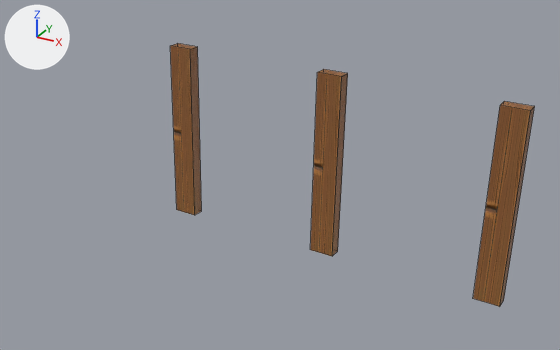
What one commit did to the FBX model Asset/Model/TaehyeonTestScene/Cube.499.fbx.
Before and after are seen from a 50 mm camera at (3.8, 8.44, 8.49) aimed at (1.51, 12.59, 6.42). Lighting does not change. The marker at upper left points along +X, +Y and +Z. Mesh edges are drawn as thin lines.

Before the edit, the objects in view are built like this:
```python
me_cube_001 = bpy.data.meshes.new('Cube.001')
me_cube_001.from_pydata(...)  # a box spanning x -56.0..56.0, y -416.0..416.0, z -56.0..56.0; a box spanning x -56.0..56.0, y -416.0..416.0, z 701.0..812.0; a box spanning x -56.0..56.0, y -416.0..416.0, z 1458.0..1569.0
me_cube_001.materials.append(mat_material_006)
ob_cube_499 = bpy.data.objects.new('Cube.499', me_cube_001)
ob_cube_499.location = (0.263, 13.284, 6.268)
ob_cube_499.rotation_euler = (1.588, 0.00708, 1.543)  # degrees (91, 0.4, 88)
ob_cube_499.scale = (0.000869, 0.00171, 0.00171)
```
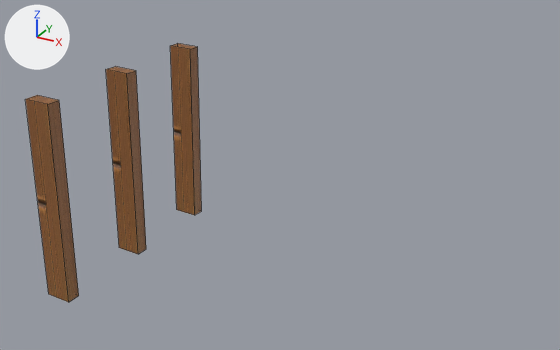
Boxes (x1, y1, x2, y2) around the edits, measured in the pictures (560 x 350 px; the box of a moved part takes in the faces that stretch with it):
'Cube.499', reshaped, moved, turned, rescaled: before (170, 43, 535, 307); after (25, 43, 202, 302)
part 1 of me_cube_001, moved or reshaped: before (170, 43, 348, 256); after (106, 43, 202, 254)
part 2 of me_cube_001, moved or reshaped: before (473, 101, 535, 307); after (25, 95, 79, 302)

Edits to the bpy script that builds the scene:
```text
Change me_cube_001:
    where me_cube_001.from_pydata(...)  # 24 vertices, 18 faces; spans x -56.0..56.0, y -416.0..416.0, z -56.0..1569.0
    used by ob_cube_499; location = (0.263, 13.284, 6.268); rotation_euler = (1.588, 0.00708, 1.543), in degrees (91, 0.4, 88); scale = (0.000869, 0.00171, 0.00171)
    me_cube_001 part 1
    me_cube_001.vertices[0].co: (-56.0, -416.0, 56.0) -> (34.0, 555.0, -1323.0)  # pixel (194, 215)
    me_cube_001.vertices[1].co: (-56.0, 416.0, 56.0) -> (37.0, 698.0, -1324.0)  # pixel (190, 49)
    me_cube_001.vertices[2].co: (-56.0, -416.0, -56.0) -> (15.0, 556.0, -1323.0)  # pixel (176, 209)
    me_cube_001.vertices[3].co: (-56.0, 416.0, -56.0) -> (18.0, 698.0, -1324.0)  # pixel (170, 45)
    me_cube_001.vertices[4].co: (56.0, -416.0, 56.0) -> (35.0, 555.0, -1332.0)  # pixel (201, 211)
    me_cube_001.vertices[5].co: (56.0, 416.0, 56.0) -> (37.0, 698.0, -1333.0)  # pixel (197, 46)
    me_cube_001.vertices[6].co: (56.0, -416.0, -56.0) -> (16.0, 556.0, -1333.0)
    me_cube_001.vertices[7].co: (56.0, 416.0, -56.0) -> (18.0, 698.0, -1334.0)  # pixel (177, 43)
    me_cube_001.vertices[8].co: (-56.0, -416.0, 812.0) -> (34.0, 555.0, -1247.0)  # pixel (332, 256) -> pixel (138, 254)
    me_cube_001.vertices[9].co: (-56.0, 416.0, 812.0) -> (37.0, 698.0, -1248.0)  # pixel (341, 76) -> pixel (126, 73)
    me_cube_001.vertices[10].co: (-56.0, -416.0, 701.0) -> (15.0, 556.0, -1248.0)  # pixel (310, 249) -> pixel (119, 247)
    me_cube_001.vertices[11].co: (-56.0, 416.0, 701.0) -> (18.0, 698.0, -1249.0)  # pixel (317, 72) -> pixel (105, 69)
    me_cube_001.vertices[12].co: (56.0, -416.0, 812.0) -> (35.0, 555.0, -1257.0)  # pixel (337, 251) -> pixel (146, 249)
    me_cube_001.vertices[13].co: (56.0, 416.0, 812.0) -> (37.0, 698.0, -1258.0)  # pixel (347, 73) -> pixel (136, 70)
    me_cube_001.vertices[14].co: (56.0, -416.0, 701.0) -> (16.0, 556.0, -1257.0)
    me_cube_001.vertices[15].co: (56.0, 416.0, 701.0) -> (18.0, 698.0, -1258.0)  # pixel (323, 69) -> pixel (115, 66)
    me_cube_001 part 2
    me_cube_001.vertices[16].co: (-56.0, -416.0, 1569.0) -> (34.0, 555.0, -1171.0)  # pixel (499, 306) -> pixel (68, 302)
    me_cube_001.vertices[17].co: (-56.0, 416.0, 1569.0) -> (37.0, 698.0, -1172.0)  # pixel (530, 110) -> pixel (47, 104)
    me_cube_001.vertices[18].co: (-56.0, -416.0, 1458.0) -> (15.0, 556.0, -1172.0)  # pixel (472, 298) -> pixel (48, 294)
    me_cube_001.vertices[19].co: (-56.0, 416.0, 1458.0) -> (18.0, 698.0, -1173.0)  # pixel (500, 105) -> pixel (25, 99)
    me_cube_001.vertices[20].co: (56.0, -416.0, 1569.0) -> (35.0, 555.0, -1181.0)  # pixel (503, 300) -> pixel (78, 295)
    me_cube_001.vertices[21].co: (56.0, 416.0, 1569.0) -> (37.0, 698.0, -1182.0)  # pixel (534, 106) -> pixel (59, 100)
    me_cube_001.vertices[22].co: (56.0, -416.0, 1458.0) -> (16.0, 556.0, -1181.0)
    me_cube_001.vertices[23].co: (56.0, 416.0, 1458.0) -> (18.0, 698.0, -1182.0)  # pixel (504, 101) -> pixel (37, 95)
Change ob_cube_499:
    ob_cube_499.location: (0.263, 13.284, 6.268) -> (0.0, 0.0, 0.0)
    ob_cube_499.rotation_euler: (1.588, 0.00708, 1.543) -> (1.571, 0.0, 0.0)  # degrees (91, 0.4, 88) -> degrees (90, 0, 0)
    ob_cube_499.scale: (0.000869, 0.00171, 0.00171) -> (0.01, 0.01, 0.01)
```
